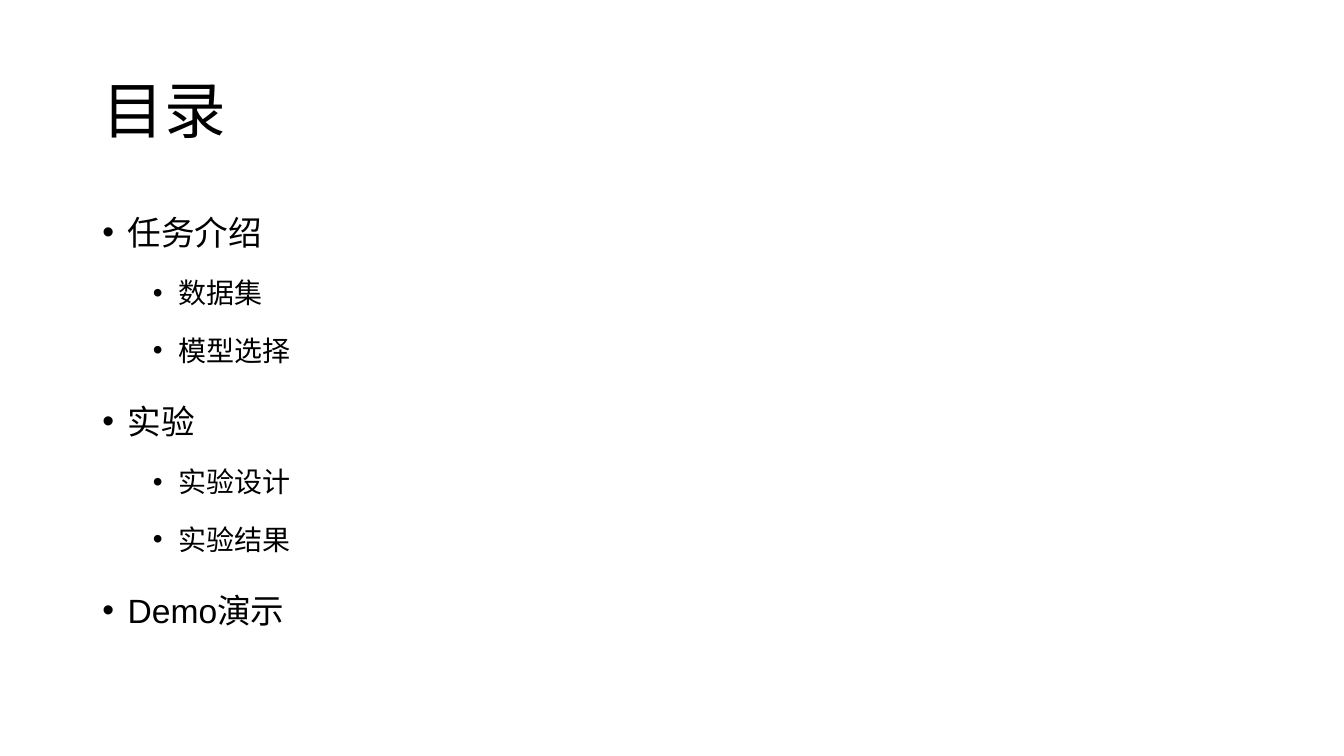
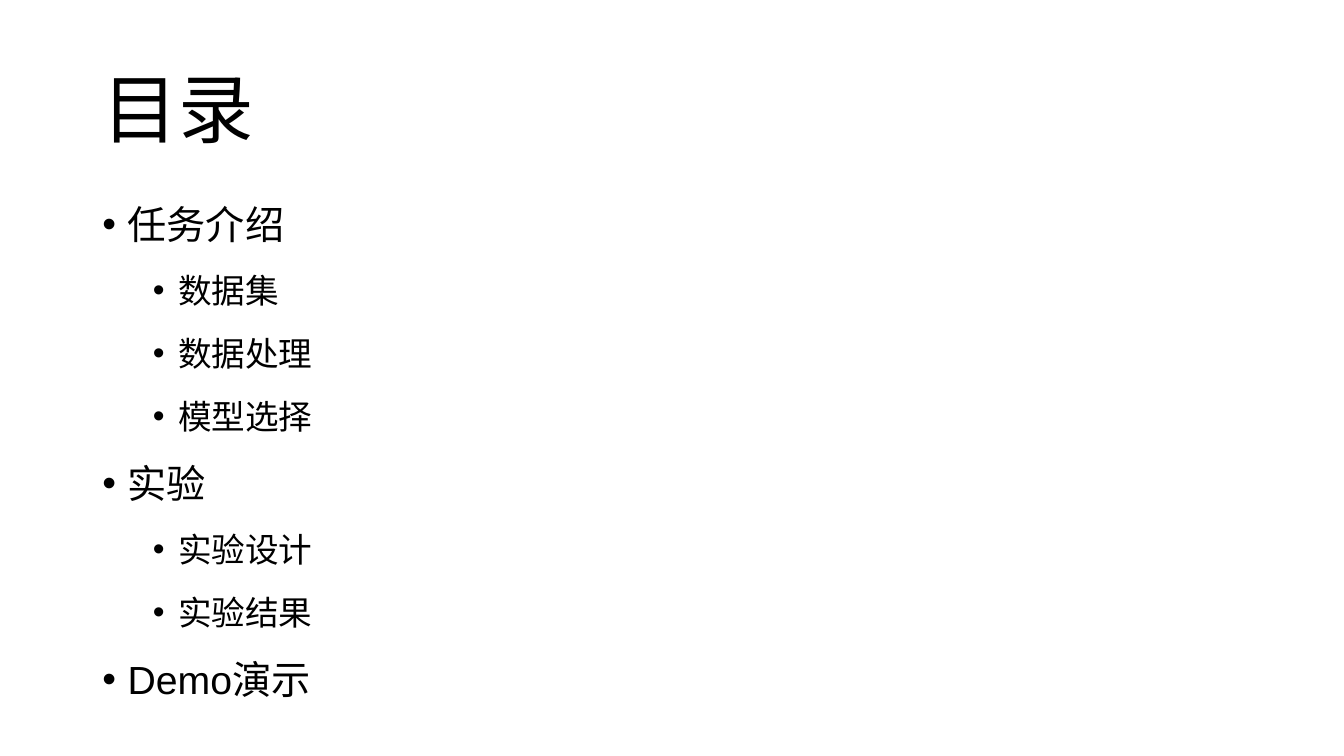
Before and after one commit to miniTsl/THUAI, a slide deck: slide 2 of 图像分类-孙一-房鋆.pptx. Drawn at 1344x756 pixels with LibreOffice and Linux fonts; fonts in the diff are those of the drawing. Boxes give left, top, right and bottom in pixels: in the first picture for what was removed or moved away, otherwise in the second. Text is boxed around its words. In the diff, an @@ line names an element or a change of style, - is before the commit and + after.

```diff
--- a/图像分类-孙一-房鋆.pptx
+++ b/图像分类-孙一-房鋆.pptx
@@ title "目录" at <box>102,77,253,144</box>: size 44 to 54 pt @@
@@ text at <box>128,206,312,697</box>: size 24 to 28 pt in "任务介绍", "实验", "Demo演示"; size 20 to 24 pt in "数据集", "模型选择", "实验设计", "实验结果"; line spacing 1.5 to 40pt @@
@@ text at <box>178,337,312,369</box>: paragraph added @@
+  • 数据处理
```
Also in this commit, not shown: 3 other slides changed, 1 other file.
